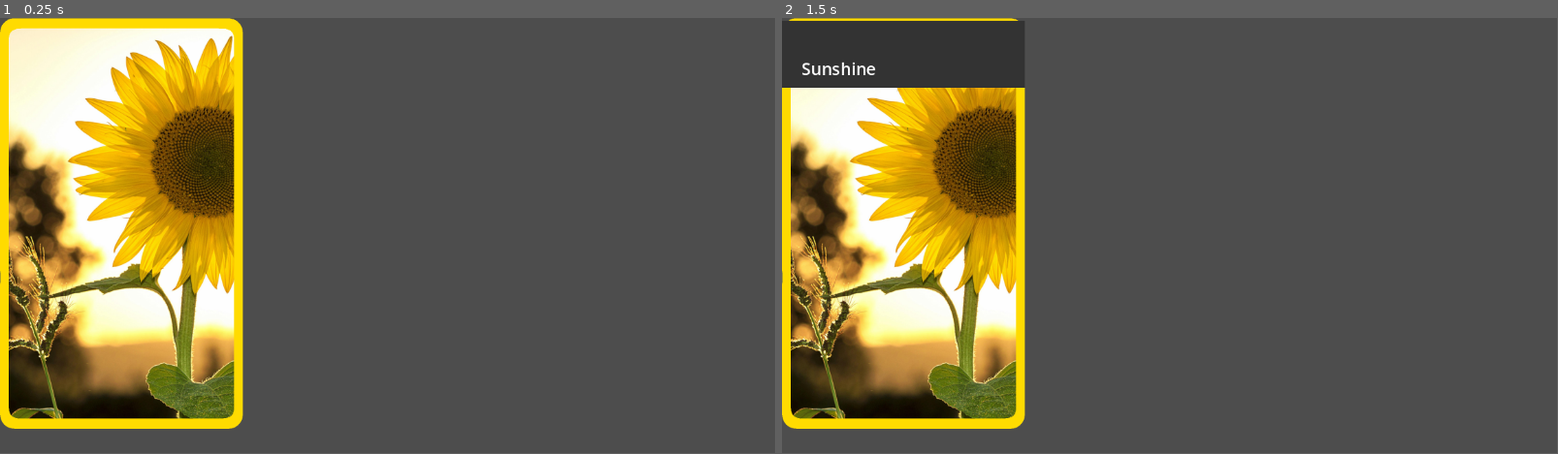
Above: before the commit, frames 1-2 (left to right).
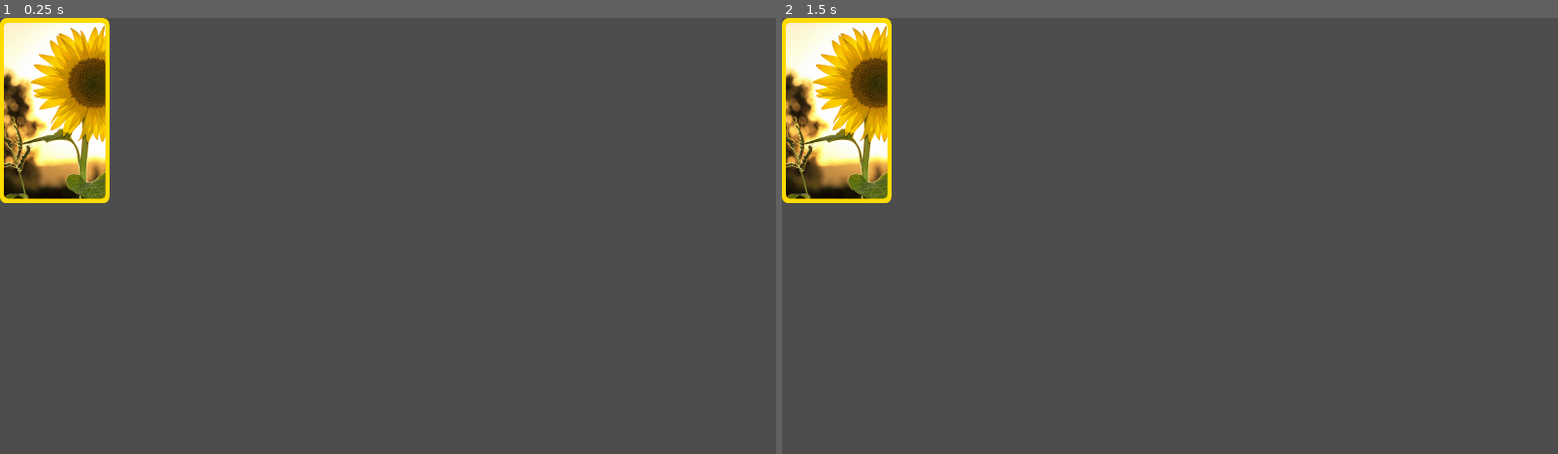
Above: after the commit, the same moments.

Repository: ch4perone/godot_card_game
Game: Godot game, scene res://Cards/card_base.tscn
Two runs of this game, one before a commit and one after it. Both use one fixed random seed, a clock stepped at 60 frames per second and the inputs below.
Inputs (mouse positions are in pixels of both pictures, inside the frame that each line leads up to):
- Up to frame 1 (0.25 s): no input
- Up to frame 2 (1.5 s): tap Enter at 0.5 s; move the mouse to (1340, 214) at 0.52 s; tap Space at 1.25 s; move the mouse to (1014, 257) at 1.27 s
In our replay, the window is 799x449 before the commit and 800x450 after it. These sizes can differ from the game's own. Grey fills any space a smaller window leaves; there, only what the larger window draws over its background counts as a difference.

The runs differ from the first frame. In frame 1, 28% of the frame differs, in the area x 0-32%, y 0-95%; in frame 2, 29%.

Commit message:
Add fullscreen and quit_game input

Diff:
--- a/Cards/card_base.gd
+++ b/Cards/card_base.gd
@@ -37,6 +37,9 @@
 	$Bars.visible = false
 	print("Mouse exited")
 
+func _input(event):
+	if Input.is_action_pressed("quit_game"):
+		get_tree().quit()
 # Called every frame. 'delta' is the elapsed time since the previous frame.
 func _process(delta):
 	pass
--- a/Cards/card_base.tscn
+++ b/Cards/card_base.tscn
@@ -8,11 +8,6 @@
 
 [sub_resource type="CanvasTexture" id="CanvasTexture_dvkvn"]
 
-[sub_resource type="ShaderMaterial" id="ShaderMaterial_a5e8g"]
-shader = ExtResource("2_dfq6a")
-
-[sub_resource type="CanvasTexture" id="CanvasTexture_0wcp6"]
-
 [node name="CardBase" type="MarginContainer"]
 offset_right = 361.0
 offset_bottom = 612.0
@@ -21,9 +16,6 @@
 script = ExtResource("1_a10om")
 
 [node name="Card" type="Sprite2D" parent="."]
-centered = false
-
-[node name="Border" type="Sprite2D" parent="."]
 centered = false
 
 [node name="Bars" type="VBoxContainer" parent="."]
@@ -43,7 +35,7 @@
 texture = SubResource("CanvasTexture_dvkvn")
 
 [node name="TopGap" type="MarginContainer" parent="Bars"]
-custom_minimum_size = Vector2(0, 50)
+custom_minimum_size = Vector2(0, 25)
 layout_mode = 2
 
 [node name="TopBar" type="HBoxContainer" parent="Bars"]
@@ -56,13 +48,6 @@
 [node name="Name" type="MarginContainer" parent="Bars/TopBar"]
 layout_mode = 2
 
-[node name="NinePatchRect" type="NinePatchRect" parent="Bars/TopBar/Name"]
-material = SubResource("ShaderMaterial_a5e8g")
-clip_contents = true
-layout_mode = 2
-texture = SubResource("CanvasTexture_0wcp6")
-draw_center = false
-
 [node name="CenterContainer" type="CenterContainer" parent="Bars/TopBar/Name"]
 layout_mode = 2
 
@@ -70,3 +55,7 @@
 layout_mode = 2
 theme_override_font_sizes/font_size = 25
 text = "Card Name"
+horizontal_alignment = 1
+
+[node name="Border" type="Sprite2D" parent="."]
+centered = false
--- a/project.godot
+++ b/project.godot
@@ -15,7 +15,21 @@
 config/features=PackedStringArray("4.2", "Forward Plus")
 config/icon="res://icon.svg"
 
+[display]
+
+window/size/viewport_width=2560
+window/size/viewport_height=1440
+window/size/mode=3
+
 [editor]
 
 version_control/plugin_name="GitPlugin"
 version_control/autoload_on_startup=true
+
+[input]
+
+quit_game={
+"deadzone": 0.5,
+"events": [Object(InputEventKey,"resource_local_to_scene":false,"resource_name":"","device":0,"window_id":0,"alt_pressed":false,"shift_pressed":false,"ctrl_pressed":false,"meta_pressed":false,"pressed":false,"keycode":0,"physical_keycode":4194305,"key_label":0,"unicode":0,"echo":false,"script":null)
+]
+}
Not shown: 1 places in Cards/card_base.tscn that only renumber resources
